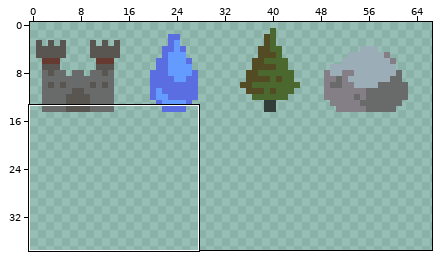
Sprite sheet: screens/gameplay/game_objects/map_node/assets/map_node_spritesheet.png. The picture above shows the old version from afar; the outline marks the close-up.
Close-up. Before the commit:
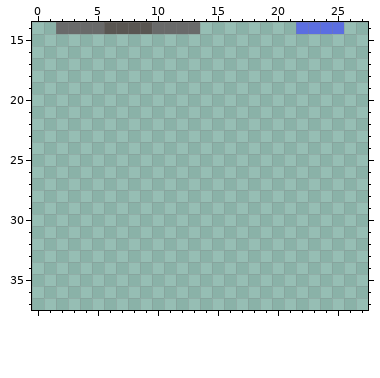
The file is 128x128 pixels. Shown: x 0..27, y 14..37. The wide view leaves out empty margins.
After the commit:
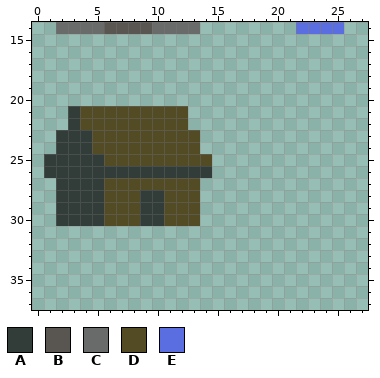
Palette (. is transparent): A #323c39  B #595652  C #696a6a  D #524b24  E #5b6ee1
Diff:
Changed rows in their new state; - is an unchanged pixel.
first column x 1:
21 --ADDDDDDDDD--
22 --ADDDDDDDDD--
23 -AAADDDDDDDDD-
24 -AAADDDDDDDDD-
25 AAAAADDDDDDDDD
26 AAAAAAAAAAAAAA
27 -AAAADDDDDDDD-
28 -AAAADDDAADDD-
29 -AAAADDDAADDD-
30 -AAAADDDAADDD-
Changed places in both close-ups, as pixel boxes (x1, y1, x2, y2):
added: (44, 106, 212, 226)
